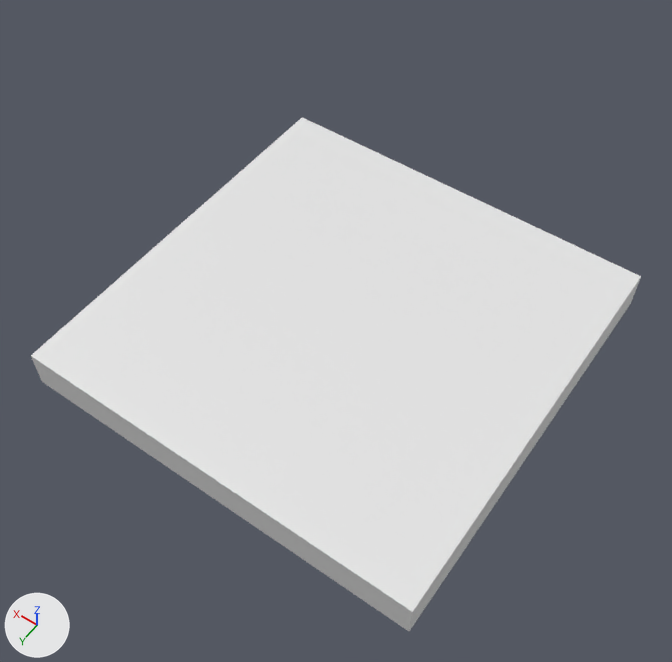
An edit to the Blender file Assets/BlenderFiles/ModularCar/Modules/FuelTankModule/A-FuelTankModule.blend, drawn before and after from the same camera.
Both versions are drawn from a 50 mm camera at (-7.61, 11.06, 17.07) aimed at (-0.51, 1.12, 1.44). The lights are fixed; the arrows at lower left show +X, +Y and +Z.

The older version as bpy lines, for what is in view:
```python
me_cube = bpy.data.meshes.new('Cube')
me_cube.from_pydata(...)  # a box spanning x -5.0..5.0, y -5.0..5.0, z -0.5..0.5
me_cube.materials.append(mat_material)  # white #e7e7e7
ob_cube = bpy.data.objects.new('Cube', me_cube)
ob_cube.location = (0.0, 0.0, 0.0)
```
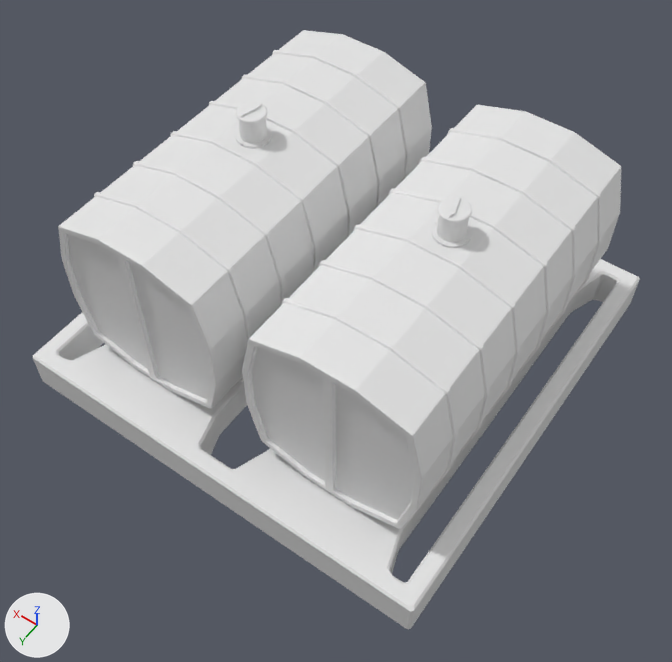
What the commit changed:
Material 'Gold.001' (mat_gold_001) is new.
Its base color is (0.8, 0.8, 0.8) (white #e7e7e7).
me_cube is used by ob_cube; location (0.0, 0.0, 0.0).
me_cube had 8 vertices, 6 faces and spanned x -5.0..5.0, y -5.0..5.0, z -0.5..0.5.
me_cube now has 40 vertices, 38 faces and spans x 0.0..5.0, y -5.0..5.0, z -0.5..0.5.
Part 1, on me_cube:
4 vertices are removed from x -5.0, y -5.0..5.0, z -0.5..0.5.
5 faces are deleted.
28 vertices are added at x 0.0..4.87, y -5.0..5.0, z -0.5..0.5.
8 new vertices lie (0.0, 0.0, 1.0) away from vertices in x 0.0..4.6, y -4.6..4.6, z -0.5.
37 new faces join them.
Mesh me_cube_001 is new.
It has 5450 vertices, 5463 faces and spans x -1.19..1.19, y -2.32..2.32, z -1.44..1.61.
It uses material mat_gold_001 (white #e7e7e7).
Object 'Cube' (ob_cube) gains a MIRROR modifier named 'Mirror'.
Object 'Cube' (ob_cube) gains a BEVEL modifier named 'Bevel'.
Modifier setting: limit_method = 'NONE'.
Object 'FuelTank' (ob_fueltank) is new; it shows me_cube_001.
Its location is (2.34, 0.0, 2.55).
Its scale is (1.69, 1.69, 1.69).
It gains a MIRROR modifier named 'Mirror'.
Modifier setting: mirror_object = ob_cube.

What differs and where, as boxes [x1, y1, x2, y2] in the pictures (672 x 662 px):
'Cube', reshaped, modifiers changed: before [31, 117, 641, 631]; after [33, 259, 640, 629]
'FuelTank', added: after [58, 30, 621, 530]
